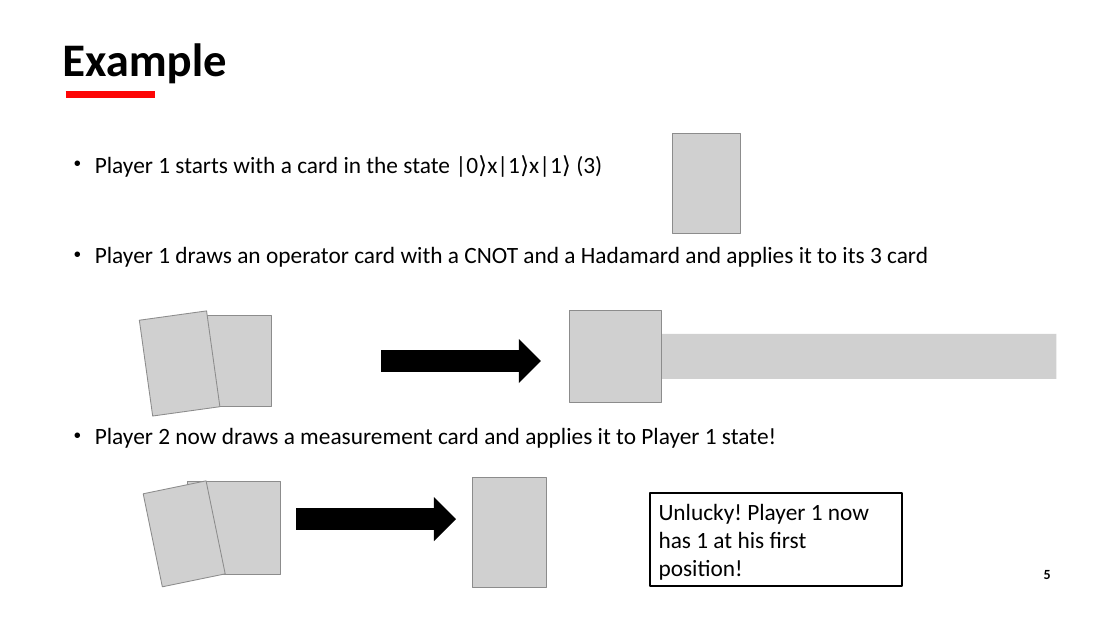
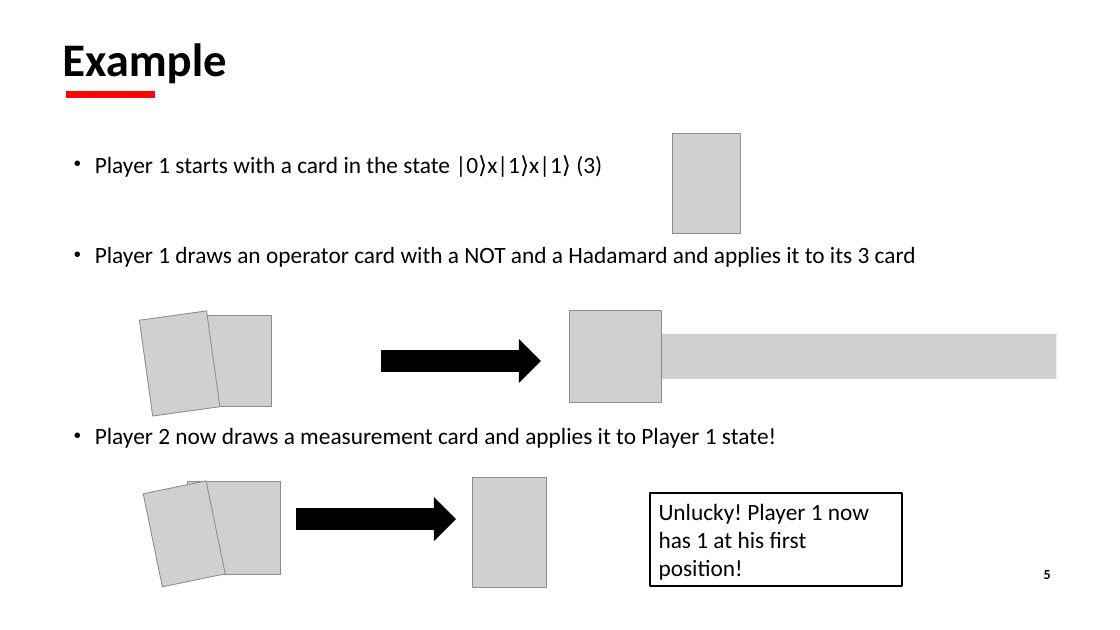
Before and after one commit to OliRom/iQuCodeFest_2025_QDecomp, a slide deck: slide 5 of main_challenge/QDutch.pptx. Drawn at 1120x630 pixels with LibreOffice and Linux fonts; fonts in the diff are those of the drawing; grey boxes stand for pictures; background and template pictures are left out. Boxes give left, top, right and bottom in pixels: in the first picture for what was removed or moved away, otherwise in the second. Text is boxed around its words. In the diff, an @@ line names an element or a change of style, - is before the commit and + after.

```diff
--- a/main_challenge/QDutch.pptx
+++ b/main_challenge/QDutch.pptx
@@ text at (95,246,916,267): text changed @@
-• Player 1 draws an operator card with a CNOT and a Hadamard and applies it to its 3 card
+• Player 1 draws an operator card with a NOT and a Hadamard and applies it to its 3 card
```
Also in this commit, not shown: 1 other file.
